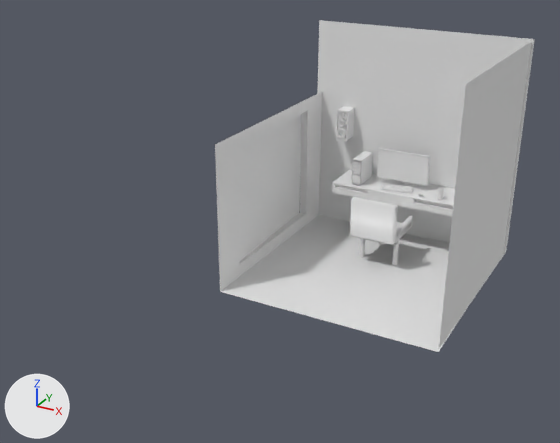
The Blender file assets/uploads_files_2633134_cybercorp.blend, before and after one commit.
Both versions are drawn from a camera (50 mm lens) standing at (16.1, -40.8, 23.1) and looking at (-4.6, -3.2, 4.2). The axes (+X, +Y, +Z) are drawn at lower left. The lights are the same throughout. Materials are left out; every surface is plain grey.
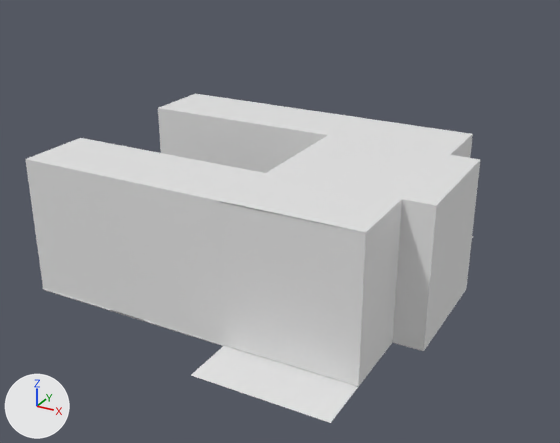
Where the change shows, as pixel boxes (x1, y1, x2, y2) in the pictures (560 x 443 px):
'Plane', reshaped, moved, rescaled: before (220, 111, 478, 352); after (25, 94, 480, 423)
'Plane.007', moved, turned, rescaled (not visible afterwards): before (317, 20, 533, 255)
'Plane.008', moved, turned, rescaled (not visible afterwards): before (439, 40, 535, 348)
'Plane.005', reshaped, moved, turned, rescaled (not visible afterwards): before (215, 92, 322, 291)
'Cube.004', deleted: before (335, 106, 355, 141)
'Cylinder.003', deleted: before (336, 128, 346, 138)
'Cylinder.004', deleted: before (338, 119, 346, 127)
'Cylinder.005', deleted: before (340, 113, 345, 119)
part 2 of me_plane, built on: before (300, 111, 308, 214); after (25, 94, 480, 423)
'Plane.006', unchanged, covered by the edit: before (237, 114, 301, 262)
'Plane.001', unchanged, covered by the edit: before (332, 170, 455, 216)
'Cube.009', unchanged, covered by the edit: before (350, 197, 413, 246)
'Plane.004', unchanged, covered by the edit: before (378, 149, 428, 185)

What changed in the scene script:
```text
Change me_plane:
    used by ob_plane; location = (0.0, 0.0, 0.59); scale = (6.75, 6.75, 6.75)
    remove me_plane.from_pydata(...)  # 24 vertices, 9 faces, 4 loose edges; spans x -1.08..1.0, y -1.0..1.0, z 0.0..1.36
    add me_plane.from_pydata(...)  # 877 vertices, 523 faces, 7 loose edges; spans x -4.37..1.45, y -2.99..3.0, z -0.03..2.14
    me_plane part 2: 16 vertices removed from x -1.08..1.0, y -0.67..1.0, z 0.12..1.36; 869 vertices added at x -4.37..1.45, y -2.99..3.0, z -0.03..2.14
Change me_plane_004:
    used by ob_plane_005; location = (0.0, 0.0, 0.59); scale = (6.75, 6.75, 6.75)
    verts and faces of me_plane_004; kept vertices keep their numbers, new ones are numbered from 10
    remove me_plane_004.from_pydata(...)  # 10 vertices, 5 faces; spans x -1.08..-1.0, y -1.0..1.0, z 0.0..1.36
    add me_plane_004.from_pydata(...)  # 4 vertices, 1 face; spans x -1.0..1.0, y -1.0..1.0, z 0.0
    me_plane_004 part 1
    add delete_vertices([1, 2, 3, *range(5, 10)])  # with the faces that use them
    add verts[10] = (1.0, -1.0, 0.0)
    add verts[11] = (1.0, 1.0, 0.0)
    add faces += [(0, 10, 11, 4)]
Change ob_plane:
    ob_plane.location: (0.0, 0.0, 0.59) -> (-0.01, -2.05, -0.1)
    ob_plane.scale: (6.75, 6.75, 6.75) -> (3.96, 3.96, 3.96)
Remove ob_cube_002:
    ob_cube_002 = bpy.data.objects.new('Cube.002', me_cube_007)
Remove ob_cube_004:
    ob_cube_004 = bpy.data.objects.new('Cube.004', me_cube_004)
Remove ob_cylinder_003:
    ob_cylinder_003 = bpy.data.objects.new('Cylinder.003', me_cylinder_010)
Remove ob_cylinder_004:
    ob_cylinder_004 = bpy.data.objects.new('Cylinder.004', me_cylinder_011)
Remove ob_cylinder_005:
    ob_cylinder_005 = bpy.data.objects.new('Cylinder.005', me_cylinder_012)
Change ob_plane_005:
    ob_plane_005.location: (0.0, 0.0, 0.59) -> (-4.47, 6.31, 2.87)
    ob_plane_005.rotation_euler: (0.0, 0.0, 0.0) -> (1.516, -1.949, 0.0)  # degrees (0, 0, 0) -> degrees (87, -112, 0)
    ob_plane_005.scale: (6.75, 6.75, 6.75) -> (0.228, 0.228, 0.228)
Change ob_plane_007:
    ob_plane_007.location: (-0.12, 6.65, 7.56) -> (-5.01, -10.61, 2.87)
    ob_plane_007.rotation_euler: (-1.589, 0.0, 0.0) -> (1.516, -1.949, 0.0)  # degrees (-91, 0, 0) -> degrees (87, -112, 0)
    ob_plane_007.scale: (6.99, 6.99, 6.99) -> (0.228, 0.228, 0.228)
Change ob_plane_008:
    ob_plane_008.location: (6.75, 0.54, 7.51) -> (-4.99, -10.61, 3.19)
    ob_plane_008.rotation_euler: (-1.571, 0.0179, 1.565) -> (1.516, -1.949, 0.0)  # degrees (-90, 1, 90) -> degrees (87, -112, 0)
    ob_plane_008.scale: (6.99, 6.99, 6.99) -> (0.228, 0.228, 0.228)
```
